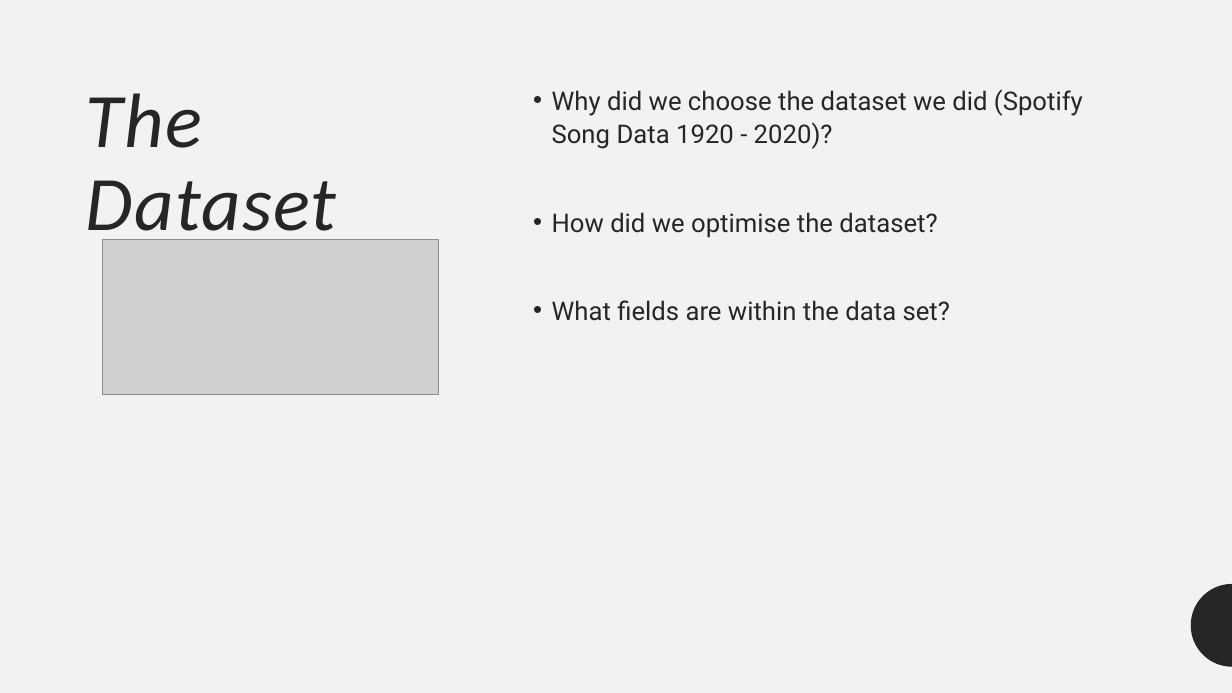
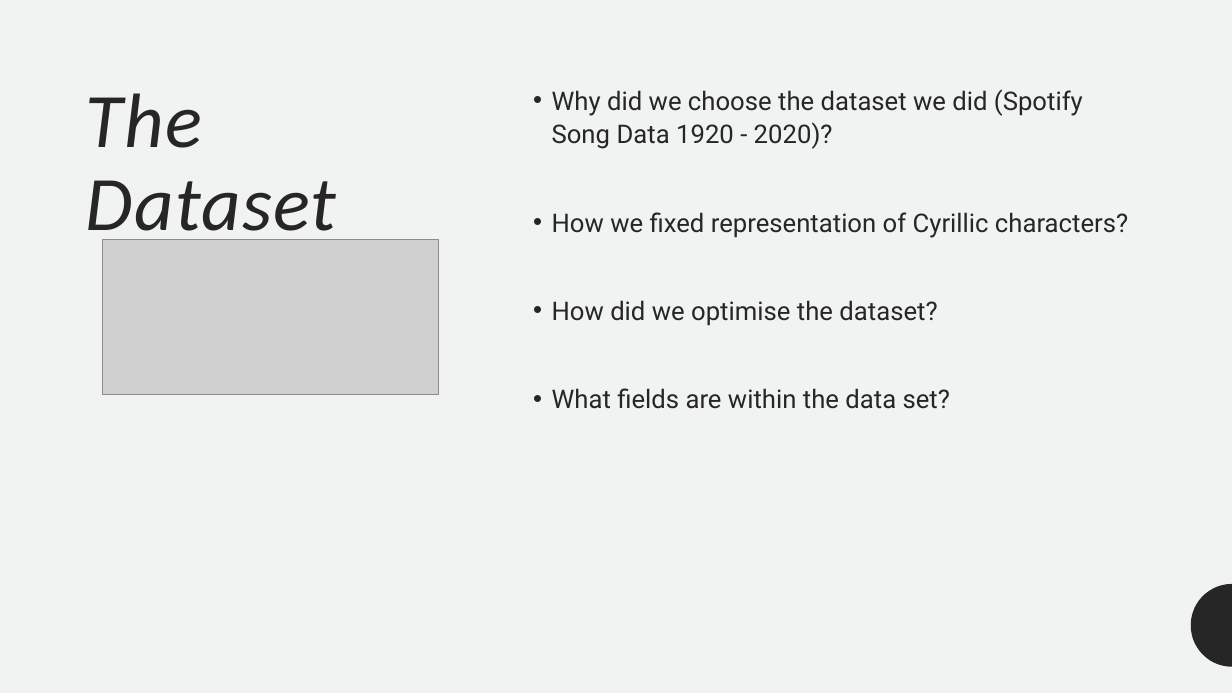
Before and after one commit to Dylstar7890/2022-4216COMP-TEAM21, a slide deck: slide 2 of Spotify data for songs 1950-2020.pptx. Drawn at 1232x693 pixels with LibreOffice and Linux fonts; fonts in the diff are those of the drawing; grey boxes stand for pictures. Boxes give left, top, right and bottom in pixels: in the first picture for what was removed or moved away, otherwise in the second. Text is boxed around its words. In the diff, an @@ line names an element or a change of style, - is before the commit and + after.

```diff
--- a/Spotify data for songs 1950-2020.pptx
+++ b/Spotify data for songs 1950-2020.pptx
@@ text at (552, 212, 1128, 238): paragraph added @@
+• How we fixed representation of Cyrillic characters?
```
Also in this commit, not shown: 1 other slide changed, 12 slides added.
